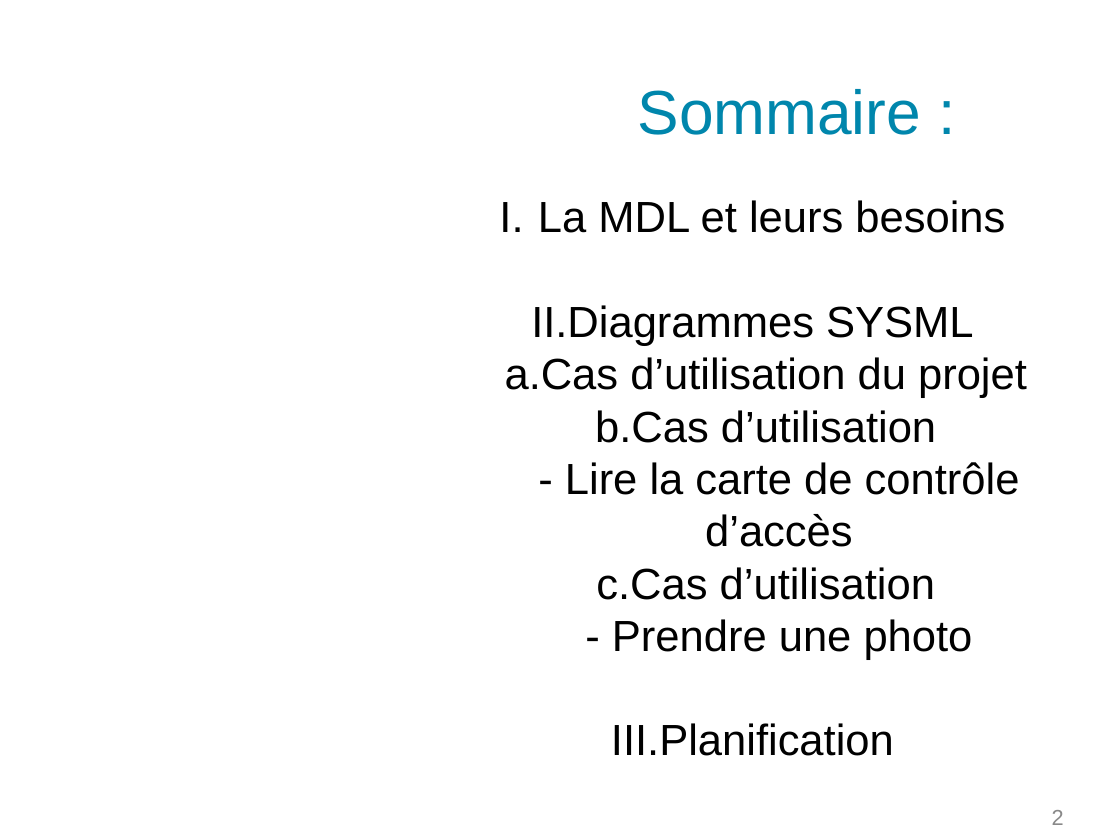
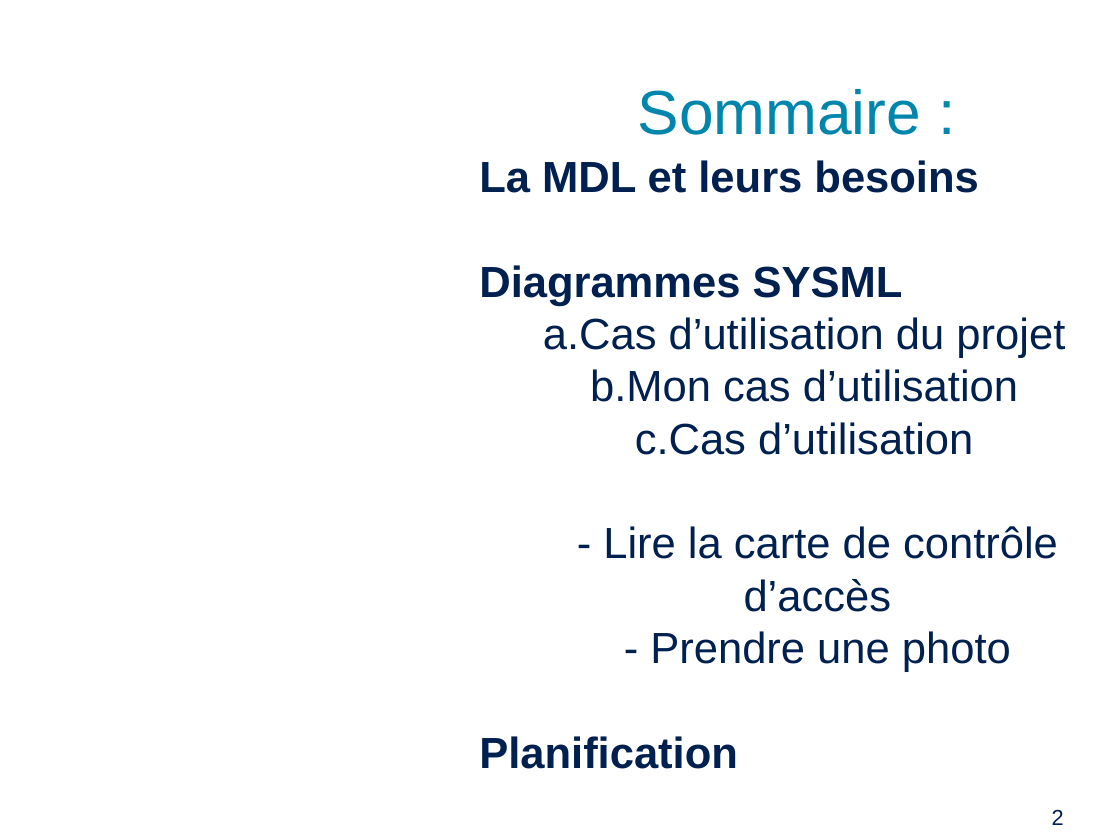
Before and after one commit to PinaudLucas/Projet, a slide deck: slide 2 of Lucas/Revue_1.odp. Drawn at 1120x840 pixels with LibreOffice and Linux fonts; fonts in the diff are those of the drawing; background and template pictures are left out. Boxes give left, top, right and bottom in pixels: in the first picture for what was removed or moved away, otherwise in the second. Text is boxed around its words. In the diff, an @@ line names an element or a change of style, - is before the commit and + after.

```diff
--- a/Lucas/Revue_1.odp
+++ b/Lucas/Revue_1.odp
@@ subtitle at box(479, 160, 1065, 769): text colour #000000 to #00204F in "La MDL et leurs besoins", "Diagrammes SYSML", "Cas d’utilisation du projet", "Planification"; bold on in "La MDL et leurs besoins", "Diagrammes SYSML", "Planification"; alignment centre to left; bullet I. to none; bullet colour #000000 to #00204F @@
@@ subtitle "La MDL et leurs besoins": place and size @@
-subtitle "La MDL et leurs besoins" at box(505, 200, 1027, 756)
+subtitle "La MDL et leurs besoins" at box(479, 160, 1065, 769)
@@ subtitle at box(590, 369, 1058, 672): text changed; text colour #000000 to #00204F @@
-  b. Cas d’utilisation
-     - Lire la carte de contrôle d’accès
-  c. Cas d’utilisation
-     - Prendre une photo
+  b. Mon cas d’utilisation
+  c. Cas d’utilisation
+     - Lire la carte de contrôle d’accès
+     - Prendre une photo
@@ page number at box(1052, 809, 1064, 825): text colour #898989 to #00204F @@
```
Also in this commit, not shown: 2 other slides changed, 4 slides added, 1 slide removed.
